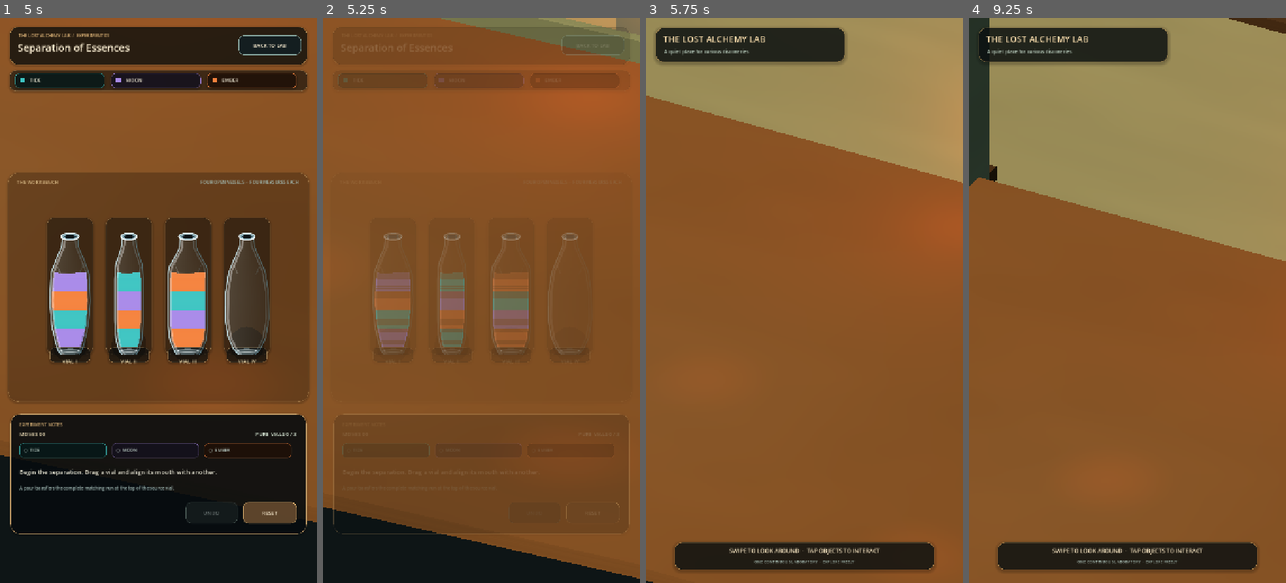
Above: before the commit, frames 1-4 (left to right).
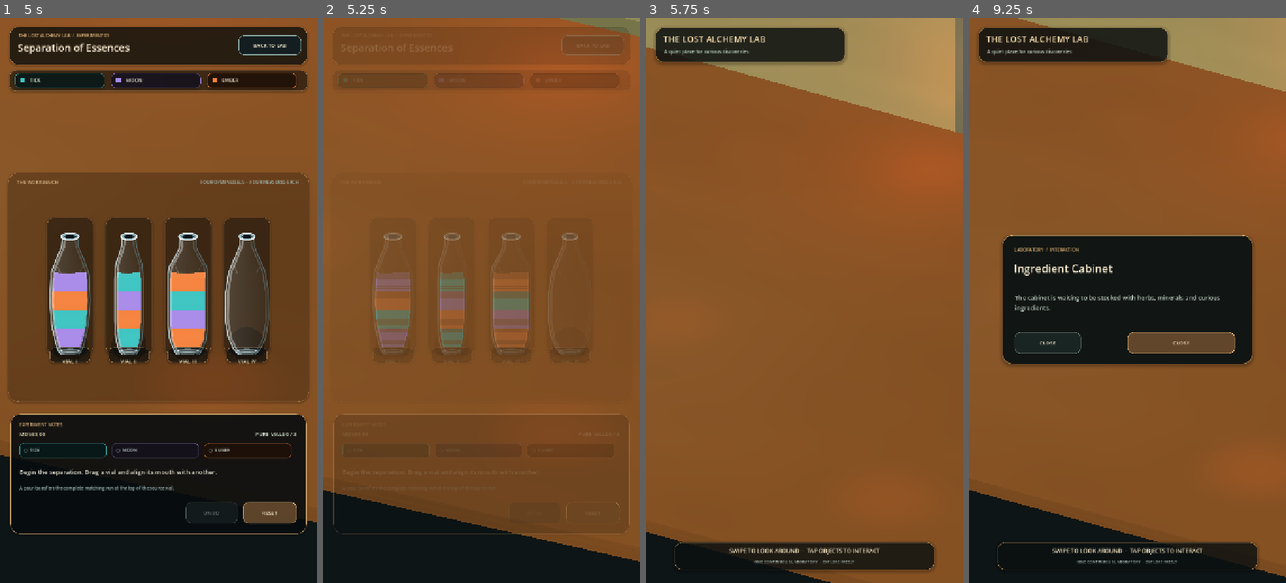
Above: after the commit, the same moments.

Repository: Kryodo/spell-sort-game
Game: Godot game, scene res://scenes/lab_room_prototype.tscn
Same seed, same stepped clock (60 frames per second), same inputs: the game is played once before the commit and once after it.
Inputs (mouse positions are in pixels of both pictures, inside the frame that each line leads up to):
- Up to frame 1 (5 s): move the mouse to (228, 272) at 0.52 s; click (228, 272) at 0.67 s; tap Enter at 1.25, 2.75 s; drag from (95, 328) to (142, 413) at 1.27 s; tap Space at 2, 3.5 s; move the mouse to (190, 176) at 2.02 s; click (190, 176) at 2.17 s; drag from (142, 413) to (63, 215) at 2.77 s; move the mouse to (253, 385) at 3.52 s; click (253, 385) at 3.67 s; click "BEGIN EXPERIMENT" at 4.25 s
- Up to frame 2 (5.25 s): click "BACK TO LAB" at 5 s
- Up to frame 3 (5.75 s): no input
- Up to frame 4 (9.25 s): drag from (1032, 215) to (1079, 159) at 5.77 s; tap Enter at 6.5 s; move the mouse to (1143, 300) at 6.52 s; click (1143, 300) at 6.67 s; tap Space at 7.25 s; drag from (1079, 159) to (1064, 328) at 7.27 s; move the mouse to (1197, 272) at 8.02 s; click (1197, 272) at 8.17 s; drag from (1064, 328) to (1111, 413) at 8.77 s

Frame 1 is identical in both runs. In frame 2, 5.3% of the frame differs, in the area x 0-100%, y 0-100%; in frame 3, 11%; in frame 4, 51%.

Commit message:
Restore the camera to its pre-puzzle exploration view

Diff:
--- a/scripts/lab_room_prototype.gd
+++ b/scripts/lab_room_prototype.gd
@@ -15,6 +15,9 @@
 var _camera_home_position := Vector3.ZERO
 var _camera_home_target := Vector3.ZERO
 var _camera_home_size := 10.0
+var _camera_return_position := Vector3.ZERO
+var _camera_return_target := Vector3.ZERO
+var _camera_return_size := 10.0
 var _modal: Panel
 var _modal_title: Label
 var _modal_body: Label
@@ -742,6 +745,9 @@
 		return
 
 	_close_modal()
+	_camera_return_position = _camera.position
+	_camera_return_target = _camera_look_target
+	_camera_return_size = _camera.size
 	_hub_hud_root.visible = false
 	_puzzle_layer = CanvasLayer.new()
 	_puzzle_layer.layer = 20
@@ -768,9 +774,9 @@
 		return
 	var close_tween := create_tween().set_parallel(true)
 	close_tween.tween_property(_puzzle_overlay, "modulate:a", 0.0, 0.22)
-	close_tween.tween_property(_camera, "position", _camera_home_position, 0.50).set_trans(Tween.TRANS_CUBIC).set_ease(Tween.EASE_IN_OUT)
-	close_tween.tween_property(_camera, "size", _camera_home_size, 0.50).set_trans(Tween.TRANS_CUBIC).set_ease(Tween.EASE_IN_OUT)
-	close_tween.tween_method(Callable(self, "_set_camera_look_target"), _camera_look_target, _camera_home_target, 0.50)
+	close_tween.tween_property(_camera, "position", _camera_return_position, 0.50).set_trans(Tween.TRANS_CUBIC).set_ease(Tween.EASE_IN_OUT)
+	close_tween.tween_property(_camera, "size", _camera_return_size, 0.50).set_trans(Tween.TRANS_CUBIC).set_ease(Tween.EASE_IN_OUT)
+	close_tween.tween_method(Callable(self, "_set_camera_look_target"), _camera_look_target, _camera_return_target, 0.50)
 	await close_tween.finished
 	if is_instance_valid(_puzzle_layer):
 		_puzzle_layer.queue_free()
